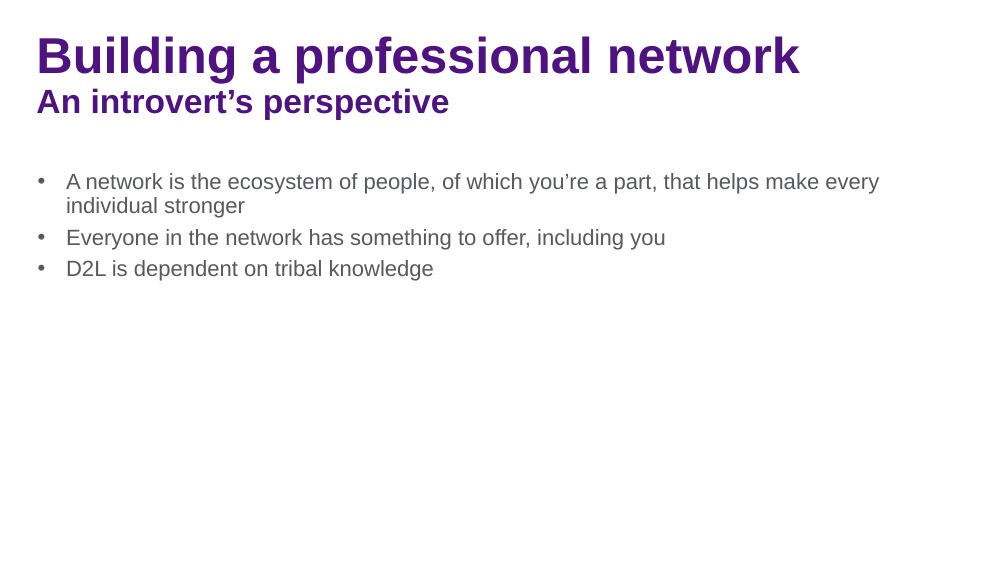
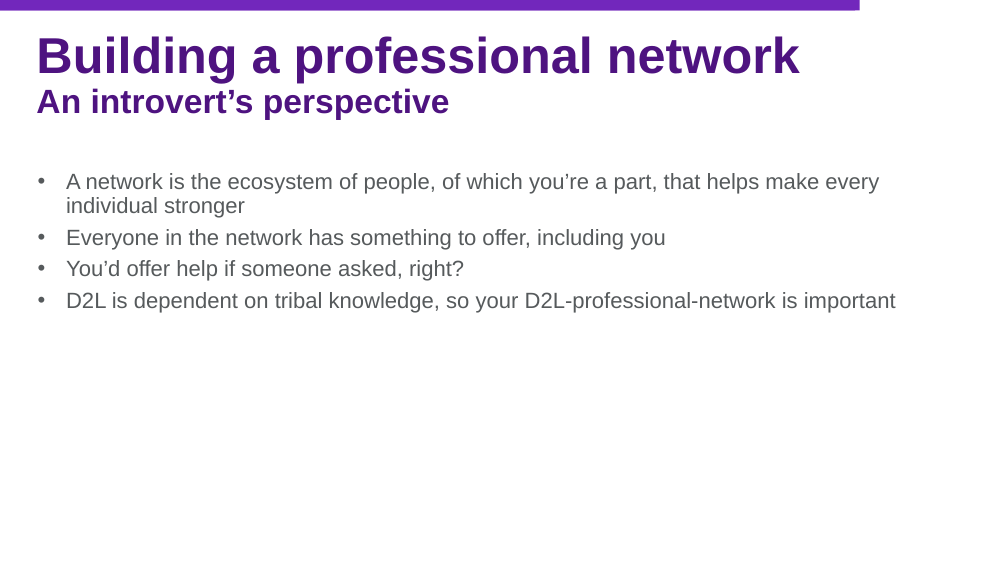
Before and after one commit to jasonjwood/presentations, a slide deck: slide 28 of InFusion2016 - Getting It Done - Jason Wood.pptx (slide 29 before the commit). Drawn at 1008x567 pixels with LibreOffice and Linux fonts; fonts in the diff are those of the drawing; background and template pictures are left out. Boxes give left, top, right and bottom in pixels: in the first picture for what was removed or moved away, otherwise in the second. Text is boxed around its words. In the diff, an @@ line names an element or a change of style, - is before the commit and + after.

```diff
--- a/InFusion2016 - Getting It Done - Jason Wood.pptx
+++ b/InFusion2016 - Getting It Done - Jason Wood.pptx
@@ rectangle added at (0, 0, 860, 11), fill #7227BC @@
@@ rectangle added at (0, 0, 855, 11), fill #7227BC @@
@@ text at (66, 260, 896, 313): text changed @@
-• D2L is dependent on tribal knowledge
+• You’d offer help if someone asked, right?
+• D2L is dependent on tribal knowledge, so your D2L-professional-network is important
```
Also in this commit, not shown: 29 other slides changed, 2 slides added, 5 slides removed.
